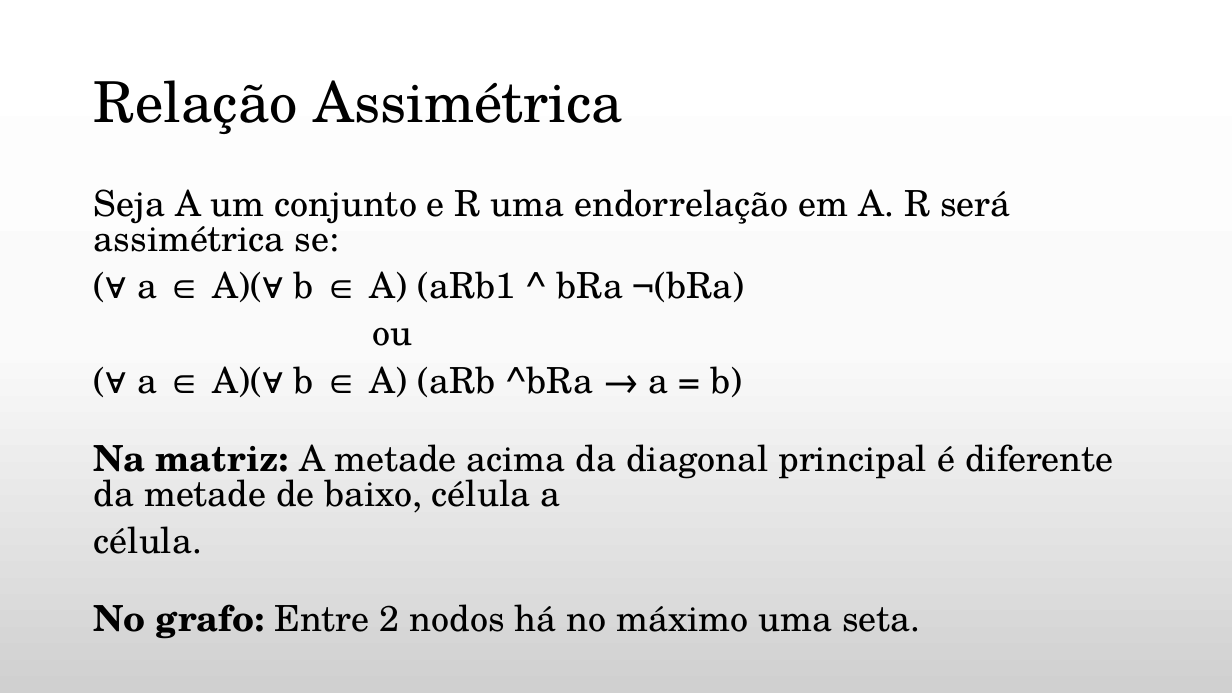
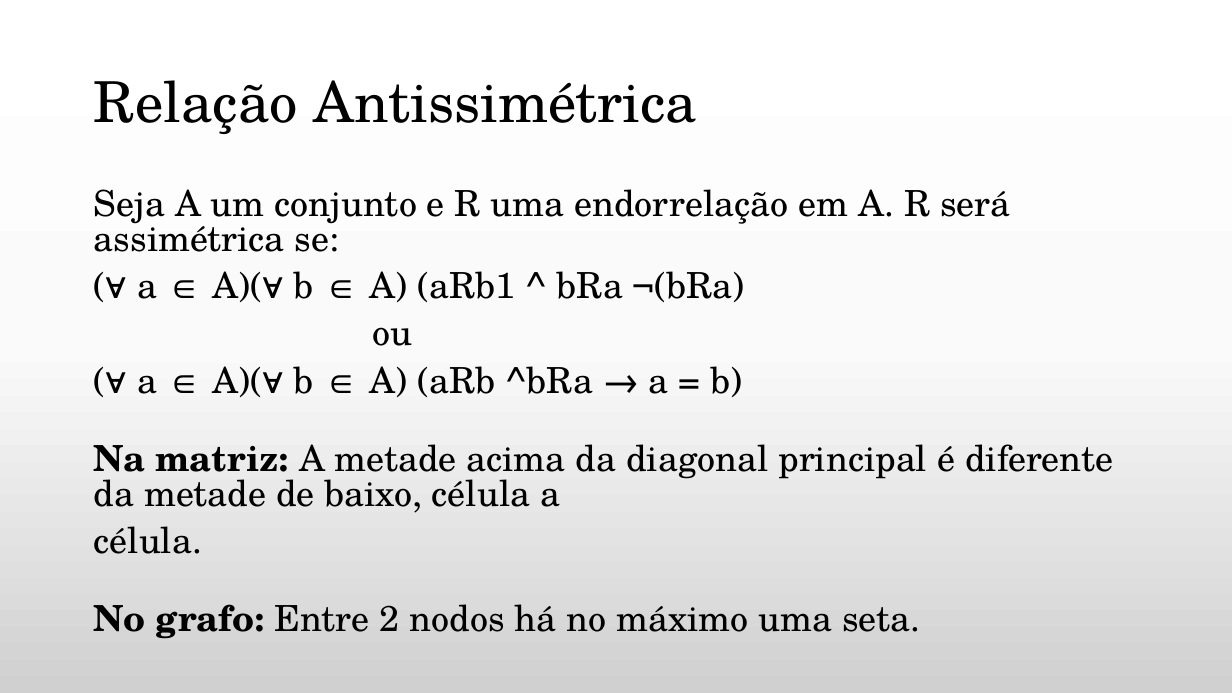
Before and after one commit to daniellygj/Fatec, a slide deck: slide 24 of 1º semestre/Revisões by danny/Revisão de Matemática Discreta.pptx. Drawn at 1232x693 pixels with LibreOffice and Linux fonts; fonts in the diff are those of the drawing; background and template pictures are left out. Boxes give left, top, right and bottom in pixels: in the first picture for what was removed or moved away, otherwise in the second. Text is boxed around its words. In the diff, an @@ line names an element or a change of style, - is before the commit and + after.

```diff
--- a/1º semestre/Revisões by danny/Revisão de Matemática Discreta.pptx
+++ b/1º semestre/Revisões by danny/Revisão de Matemática Discreta.pptx
@@ title at [94, 80, 697, 134]: text changed @@
-Relação Assimétrica
+Relação Antissimétrica
```
Also in this commit, not shown: 12 other slides changed.
